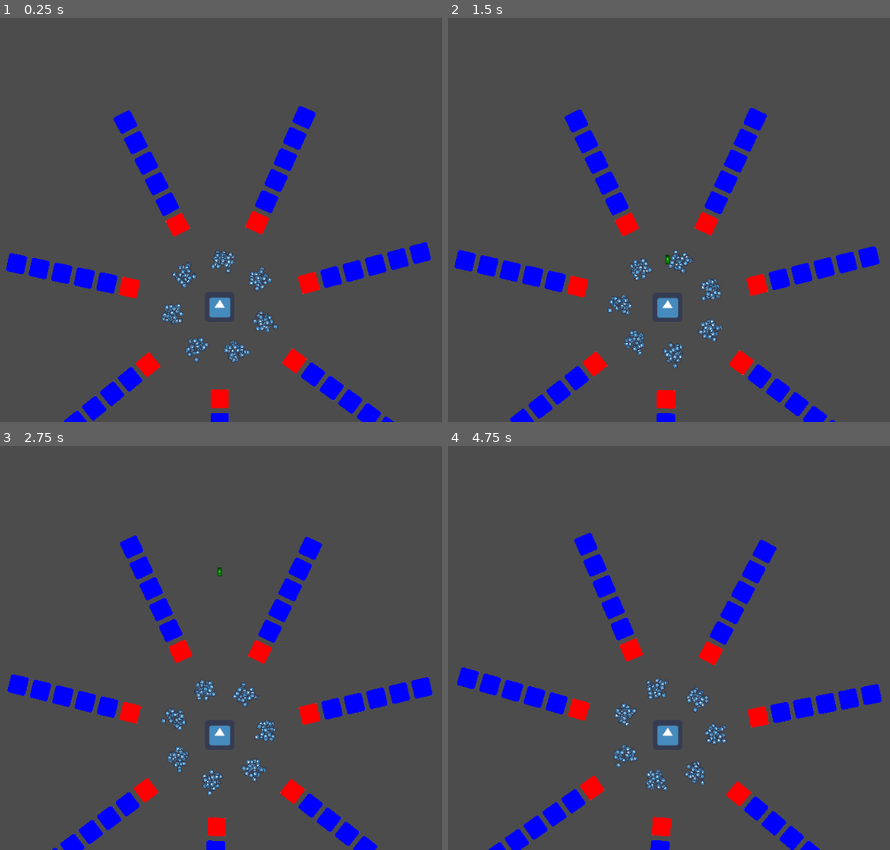
Above: before the commit, frames 1-4 (two rows, left to right).
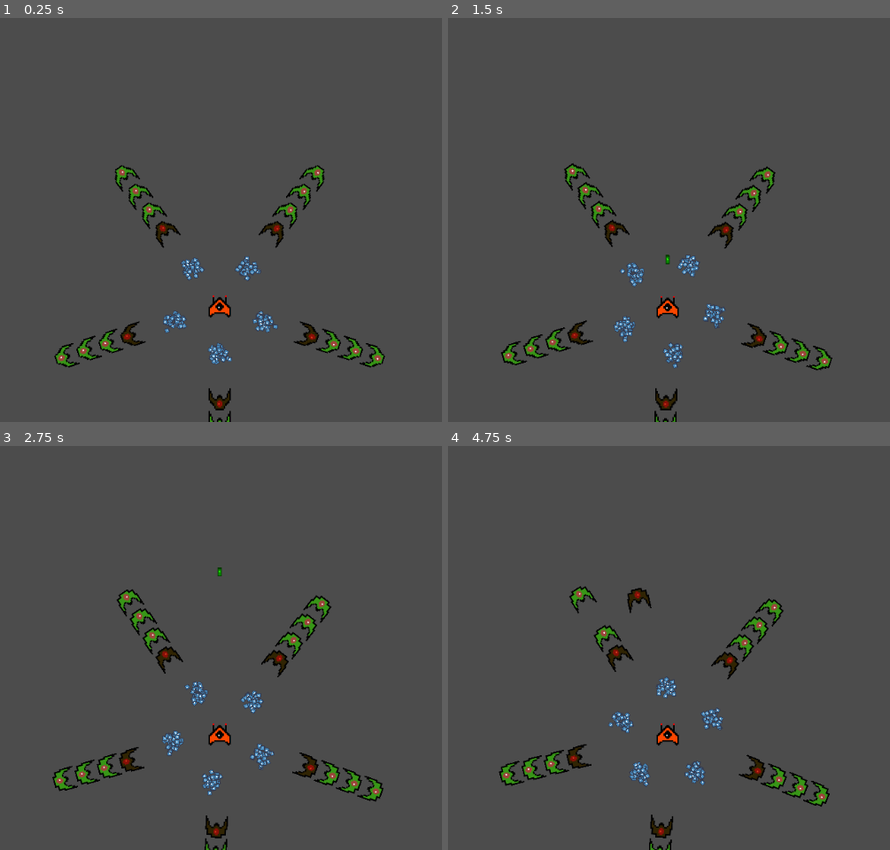
Above: after the commit, the same moments.

Repository: jlunesc/invaders
Game: Godot game, scene res://Scenes/Main.tscn
Same seed, same stepped clock (60 frames per second), same inputs: the game is played once before the commit and once after it. The engine's default icon, where the game draws it, is replaced by a stand-in: a white triangle on a blue panel in a dark square.
Inputs:
- Up to frame 1 (0.25 s): no input
- Up to frame 2 (1.5 s): tap Enter at 0.5 s; hold W (block_turn_right) 0.53-1.28 s; tap Space (shoot) at 0.6, 1.35 s; hold S (block_turn_left) from 1.28 s (still down)
- Up to frame 3 (2.75 s): release S (block_turn_left) at 2.03 s; hold W (block_turn_right) from 2.03 s (still down); tap Space (shoot) at 2.1 s
- Up to frame 4 (4.75 s): tap Space (shoot) at 2.85, 3.6, 4.35 s; release W (block_turn_right) at 3.53 s; hold S (block_turn_left) from 3.53 s (still down)

The runs differ from the first frame. In frame 1, 11% of the frame differs, in the area x 1-98%, y 21-100%; in frame 2, 11%; in frame 3, 11%, in the area x 1-98%, y 22-100%; in frame 4, 11%.

Commit message:
Add sprites for ship and invaders

Diff:
--- a/Scenes/InvaderArea.tscn
+++ b/Scenes/InvaderArea.tscn
@@ -1,11 +1,22 @@
-[gd_scene load_steps=5 format=2]
+[gd_scene load_steps=9 format=2]
 
 [ext_resource path="res://icon.png" type="Texture" id=1]
 [ext_resource path="res://Scripts/InvaderArea.gd" type="Script" id=2]
 [ext_resource path="res://Scenes/BulletInvader.tscn" type="PackedScene" id=3]
+[ext_resource path="res://Sprites/sprite_invader_1.png" type="Texture" id=4]
+[ext_resource path="res://Sprites/sprite_invader_2.png" type="Texture" id=5]
+[ext_resource path="res://Sprites/sprite_invader_3.png" type="Texture" id=6]
 
 [sub_resource type="RectangleShape2D" id=1]
 extents = Vector2( 15, 15 )
+
+[sub_resource type="SpriteFrames" id=2]
+animations = [ {
+"frames": [ ExtResource( 4 ), ExtResource( 5 ), ExtResource( 6 ), ExtResource( 5 ) ],
+"loop": true,
+"name": "default",
+"speed": 4.0
+} ]
 
 [node name="Invader" type="Node2D"]
 script = ExtResource( 2 )
@@ -17,6 +28,7 @@
 shape = SubResource( 1 )
 
 [node name="Sprite" type="Sprite" parent="Area2D/CollisionShape2D"]
+visible = false
 scale = Vector2( 0.632109, 0.61897 )
 texture = ExtResource( 1 )
 
@@ -32,3 +44,7 @@
 enabled = true
 cast_to = Vector2( 0, 200 )
 collide_with_areas = true
+
+[node name="AnimatedSprite" type="AnimatedSprite" parent="Area2D/CollisionShape2D"]
+frames = SubResource( 2 )
+playing = true
--- a/Scenes/Player.tscn
+++ b/Scenes/Player.tscn
@@ -1,7 +1,7 @@
 [gd_scene load_steps=9 format=2]
 
 [ext_resource path="res://Scripts/Player.gd" type="Script" id=1]
-[ext_resource path="res://icon.png" type="Texture" id=2]
+[ext_resource path="res://Sprites/sprite_ship.png" type="Texture" id=2]
 [ext_resource path="res://Scenes/BulletPlayer.tscn" type="PackedScene" id=3]
 [ext_resource path="res://Scripts/Camera2D_player.gd" type="Script" id=4]
 [ext_resource path="res://Sound FXs/blastPlayer.wav" type="AudioStream" id=5]
--- a/Scripts/InvaderArea.gd
+++ b/Scripts/InvaderArea.gd
@@ -34,16 +34,20 @@
 func _can_shoot():
 	var collider = get_node('Area2D/CollisionShape2D/Sprite/Position2D/RayCast2D').get_collider()
 	if  not is_instance_valid(collider):
-		get_node('Area2D/CollisionShape2D/Sprite').modulate = Color(250,0,0)
+		get_node('Area2D/CollisionShape2D/Sprite').modulate = Color('ffffff')
+		$Area2D/CollisionShape2D/AnimatedSprite.modulate = Color('db3e20')
 		return true
 
 	elif is_instance_valid(collider):
 		if not collider.get_parent().is_in_group("Invaders"):
-			get_node('Area2D/CollisionShape2D/Sprite').modulate = Color(250,0,0)
+			get_node('Area2D/CollisionShape2D/Sprite').modulate = Color('ffffff')
+			$Area2D/CollisionShape2D/AnimatedSprite.modulate = Color('db3e20')
 			return true
 		else:
-			get_node('Area2D/CollisionShape2D/Sprite').modulate = Color(0,0,250)
+			get_node('Area2D/CollisionShape2D/Sprite').modulate = Color('652c2c')
+			$Area2D/CollisionShape2D/AnimatedSprite.modulate = Color(1, 1, 1)
 			return false
 	else:
-		get_node('Area2D/CollisionShape2D/Sprite').modulate = Color(0,0,250)
+		get_node('Area2D/CollisionShape2D/Sprite').modulate = Color('652c2c')
+		$Area2D/CollisionShape2D/AnimatedSprite.modulate = Color(1, 1, 1)
 		return false
--- a/Scripts/Main.gd
+++ b/Scripts/Main.gd
@@ -27,8 +27,8 @@
 	_timer_ditch.autostart = true
 
 	var d = 200
-	var number_invaders = 7
-	var number_rows = 6
+	var number_invaders = 5
+	var number_rows = 4
 	_add_invaders(d, number_invaders, number_rows) 	# placement of the invaders
 
 	var d1 = 100
--- a/Scripts/Player.gd
+++ b/Scripts/Player.gd
@@ -5,7 +5,8 @@
 export var velocity = 0
 export var turning = 2.0
 
-var amo = 4
+var amo_max = 4
+var amo = amo_max
 var _timer_amo
 var can_shoot = true
 
@@ -45,7 +46,7 @@
 
 func _reload():
 	if _timer_amo.get_time_left() < 1:
-		amo = 3
+		amo = amo_max
 		can_shoot=true
 		_timer_amo.stop()
 		$SoundFxs/reloaded.play()
@@ -55,8 +56,7 @@
 	get_tree().get_current_scene().get_node('SoundFxs/impact_player').play()
 	$Camera2D.shake(0.75, 150, 7.5)
 	if health <= 0:
-		pass
-		# get_tree().reload_current_scene()
+		get_tree().reload_current_scene()
 
 func _recover_health(delta):
 	if health < health_max:
Binary file added: Sprites/sprite_invader_1.png
Not shown, added: Sprites/sprite_invader_1.png.import
Binary file added: Sprites/sprite_invader_2.png
Not shown, added: Sprites/sprite_invader_2.png.import
Binary file added: Sprites/sprite_invader_3.png
Not shown, added: Sprites/sprite_invader_3.png.import
Binary file added: Sprites/sprite_ship.png
Not shown, added: Sprites/sprite_ship.png.import
